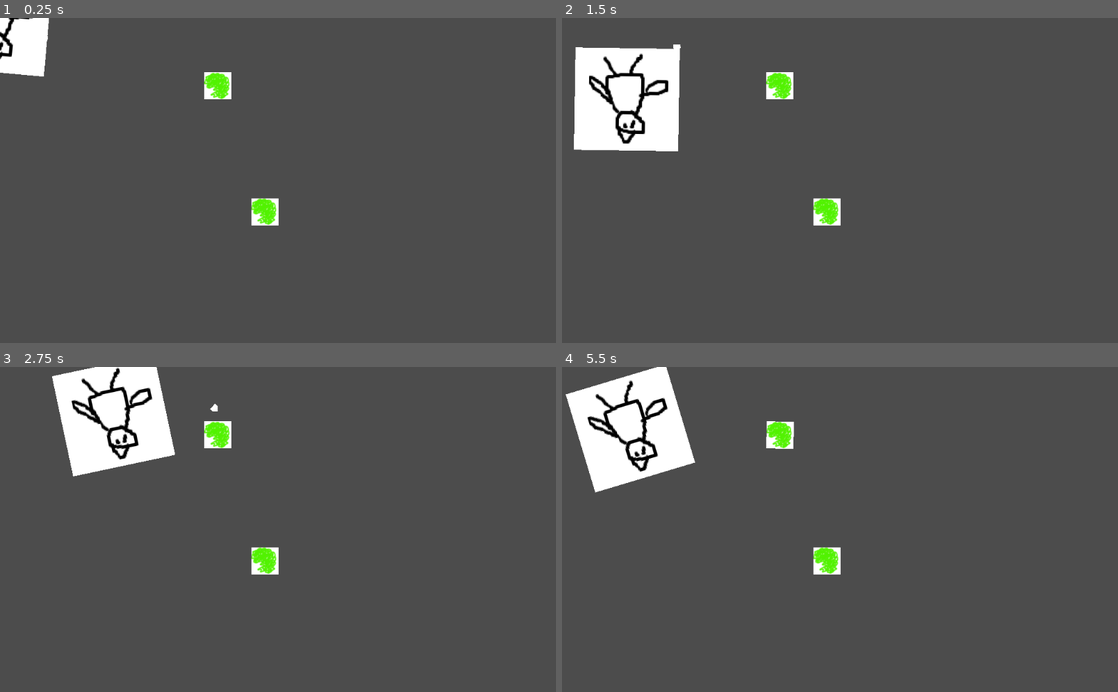
Above: before the commit, frames 1-4 (two rows, left to right).
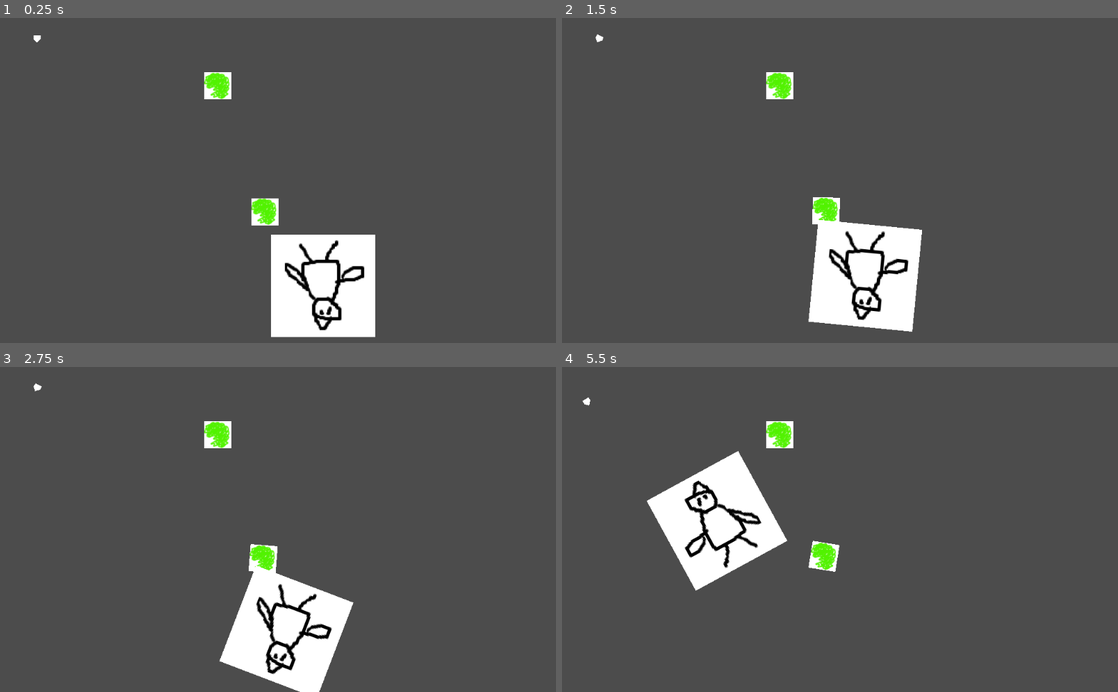
Above: after the commit, the same moments.

Repository: GameDrivenDesign/HareDerLage
Game: Godot game, scene res://game/game.tscn
Two runs of this game, one before a commit and one after it. Both use one fixed random seed, a clock stepped at 60 frames per second and the inputs below.
Inputs:
- Up to frame 1 (0.25 s): no input
- Up to frame 2 (1.5 s): hold D (right) 0.53-1.28 s; hold A (left) from 1.28 s (still down)
- Up to frame 3 (2.75 s): release A (left) at 2.03 s; hold D (right) from 2.03 s (still down)
- Up to frame 4 (5.5 s): release D (right) at 2.78 s; hold W (up) 2.78-3.53 s; hold A (left) from 3.53 s (still down)

The runs differ from the first frame. In frame 1, 7.3% of the frame differs, in the area x 0-68%, y 0-99%; in frame 2, 12%; in frame 3, 12%; in frame 4, 12%, in the area x 0-51%, y 0-69%.

Commit message:
chicken wings have the spaceship as target

Diff:
--- /dev/null
+++ b/game/game.gd
@@ -0,0 +1,21 @@
+extends Node2D
+
+# class member variables go here, for example:
+# var a = 2
+# var b = "textvar"
+
+
+func _ready():
+	spawn_chicken(Vector2(600, 500))
+
+func spawn_chicken(pos):
+	var chicken = preload("res://spr_chickenWing.tscn").instance()
+	chicken.position = pos
+	chicken.target = $spaceship
+
+	add_child(chicken)
+
+#func _process(delta):
+#	# Called every frame. Delta is time since last frame.
+#	# Update game logic here.
+#	pass
--- a/game/game.tscn
+++ b/game/game.tscn
@@ -1,19 +1,19 @@
 [gd_scene load_steps=4 format=2]
 
-[ext_resource path="res://comet/comet.tscn" type="PackedScene" id=1]
-[ext_resource path="res://spaceship.tscn" type="PackedScene" id=2]
-[ext_resource path="res://spr_chickenWing.tscn" type="PackedScene" id=3]
+[ext_resource path="res://game/game.gd" type="Script" id=1]
+[ext_resource path="res://comet/comet.tscn" type="PackedScene" id=2]
+[ext_resource path="res://spaceship.tscn" type="PackedScene" id=3]
 
 [node name="Node2D" type="Node2D" index="0"]
 
-[node name="RigidBody2D" parent="." index="0" instance=ExtResource( 1 )]
+script = ExtResource( 1 )
+
+[node name="RigidBody2D" parent="." index="0" instance=ExtResource( 2 )]
 
 position = Vector2( 401.37, 125.387 )
 
-[node name="RigidBody2D2" parent="." index="1" instance=ExtResource( 1 )]
+[node name="RigidBody2D2" parent="." index="1" instance=ExtResource( 2 )]
 
 position = Vector2( 487.563, 357.535 )
 
-[node name="spaceship" parent="." index="2" instance=ExtResource( 2 )]
-
-[node name="spr_chickenWing" parent="." index="3" instance=ExtResource( 3 )]
+[node name="spaceship" parent="." index="2" instance=ExtResource( 3 )]
--- a/spr_chickenWing.gd
+++ b/spr_chickenWing.gd
@@ -3,8 +3,8 @@
 # class member variables go here, for example:
 # var a = 2
 # var b = "textvar"
-var speed = 300
-var target = Vector2(100, 100)
+var speed = 150
+var target = null
 
 func _ready():
 	# Called every time the node is added to the scene.
@@ -13,6 +13,6 @@
 
 func _physics_process(dt):
 	if target:
-		var delta = target - position
+		var delta = target.position - position
 		var movement = delta.normalized() * speed
 		applied_force = movement
